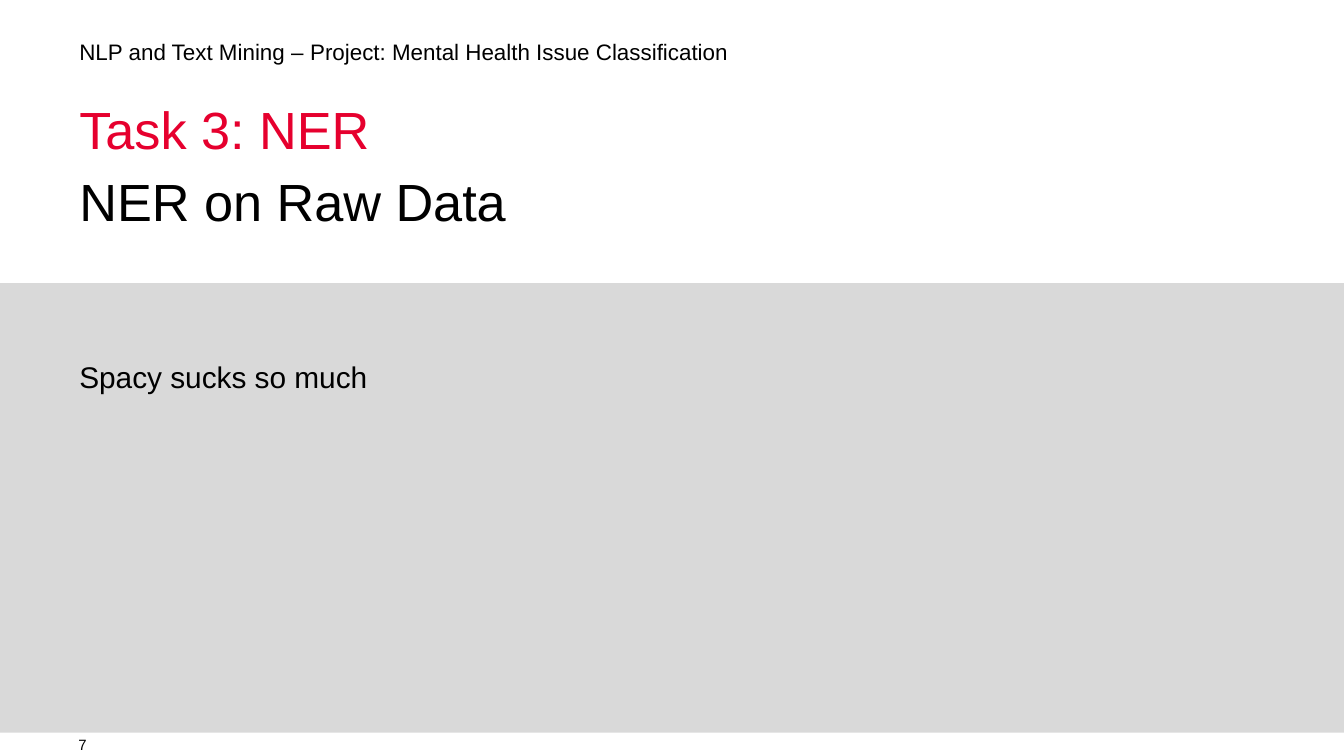
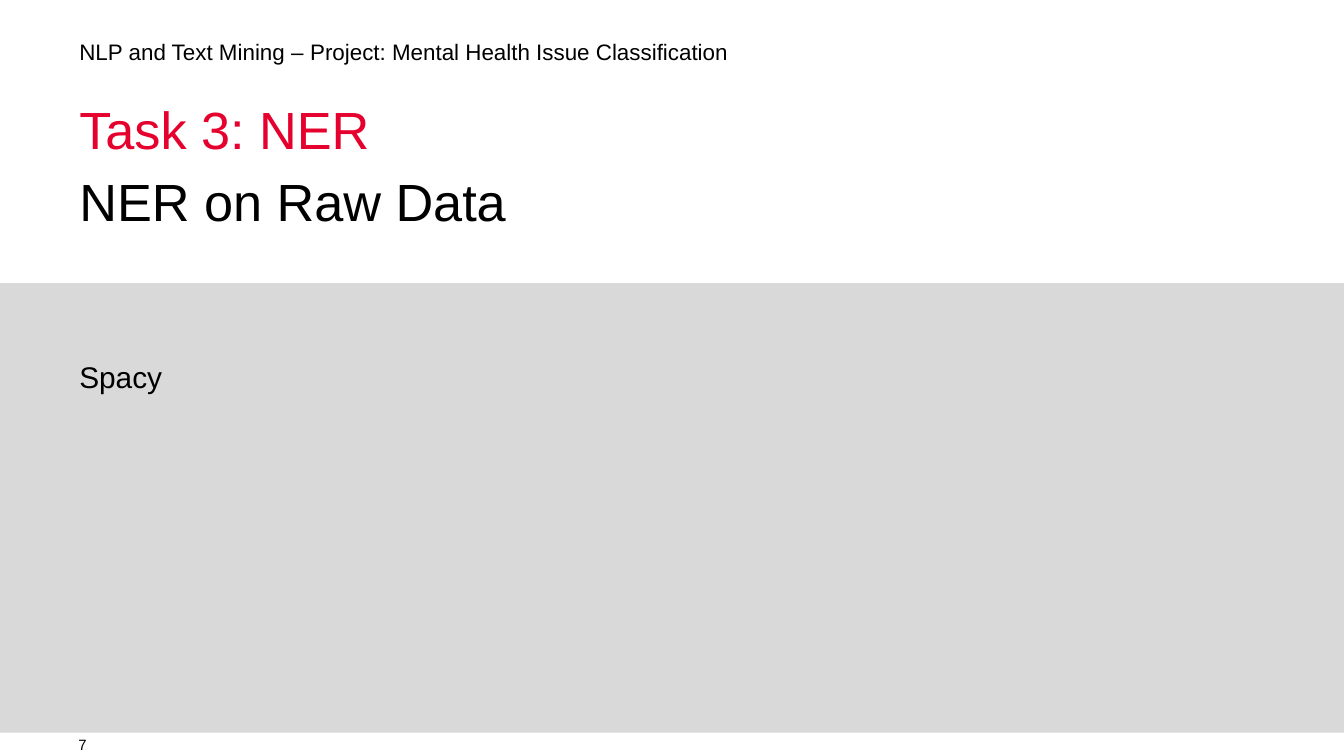
Before and after one commit to homolan13/twitter_mental_health, a slide deck: slide 7 of Presentation.pptx. Drawn at 1344x756 pixels with LibreOffice and Linux fonts; fonts in the diff are those of the drawing; background and template pictures are left out. Boxes give left, top, right and bottom in pixels: in the first picture for what was removed or moved away, otherwise in the second. Text is boxed around its words. In the diff, an @@ line names an element or a change of style, - is before the commit and + after.

```diff
--- a/Presentation.pptx
+++ b/Presentation.pptx
@@ text at [79, 367, 162, 394]: text changed @@
-Spacy sucks so much
+Spacy
```
Also in this commit, not shown: 3 other slides changed.
